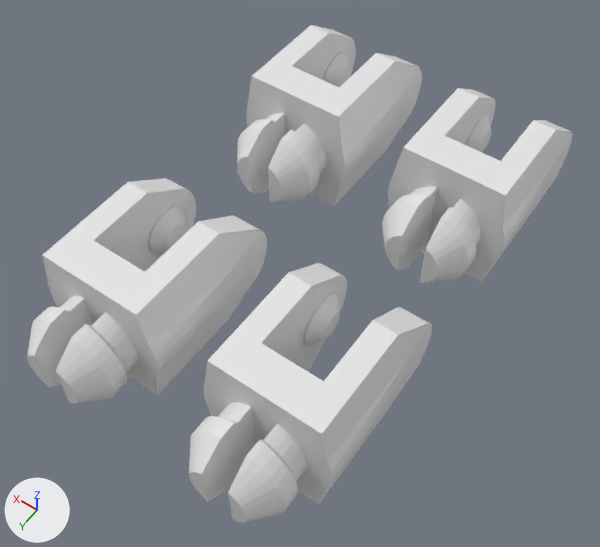
An edit to the Blender file models/micro-hoops/ball-rack/ball-rack-casters.blend, drawn before and after from the same camera.
Both versions are drawn from a camera (50 mm lens) standing at (-13.7, 10.9, 46.6) and looking at (5.7, -16.3, 3.9). Arrows for +X, +Y and +Z are at lower left; the lights stay in place.

The first picture shows 'caster.001', 'caster.002', 'caster.003', 'caster.004'.
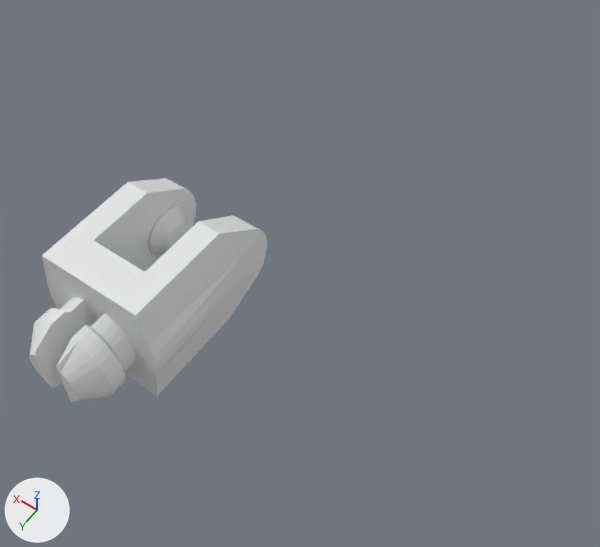
The change, as a list of edits to the scene's bpy script:
```text
Change me_cylinder_001:
    where me_cylinder_001.from_pydata(...)  # 434 vertices, 312 faces; spans x -1.6..1.6, y -1.6..1.6, z -3.2..12.1
    used by ob_caster_001; location = (12.22, -12.95, 5.35); rotation_euler = (-1.571, 0.0, 0.0), in degrees (-90, 0, 0); scale = (2.72, 2.72, 1.0)
    me_cylinder_001 part 1: all 30 vertices in x -0.7..0.7, y -0.7..0.8, z 11.7..12.1 are scaled about their middle by (0.966, 0.966, 0)
Remove ob_caster_002:
    ob_caster_002 = bpy.data.objects.new('caster.002', me_cylinder_002)
    ob_caster_002.location = (0.0, -12.95, 5.35)
    ob_caster_002.rotation_euler = (-1.571, 0.0, 0.0)  # degrees (-90, 0, 0)
    ob_caster_002.scale = (2.72, 2.72, 1.0)
Remove ob_caster_003:
    ob_caster_003 = bpy.data.objects.new('caster.003', me_cylinder_005)
    ob_caster_003.location = (0.0, -32.59, 5.35)
    ob_caster_003.rotation_euler = (-1.571, 0.0, 0.0)  # degrees (-90, 0, 0)
    ob_caster_003.scale = (2.72, 2.72, 1.0)
Remove ob_caster_004:
    ob_caster_004 = bpy.data.objects.new('caster.004', me_cylinder_006)
    ob_caster_004.location = (12.22, -32.59, 5.35)
    ob_caster_004.rotation_euler = (-1.571, 0.0, 0.0)  # degrees (-90, 0, 0)
    ob_caster_004.scale = (2.72, 2.72, 1.0)
```

Changed parts and their boxes [x1, y1, x2, y2] in the pictures (600 x 547 px; the box of a moved part takes in the faces that stretch with it):
'caster.002', deleted: before [189, 263, 432, 523]
'caster.001', reshaped: before [27, 178, 267, 404]; after [30, 178, 267, 402]
'caster.003', deleted: before [382, 88, 573, 283]
'caster.004', deleted: before [237, 25, 422, 206]
part 1 of me_cylinder_001, moved or reshaped: before [27, 299, 114, 404]; after [30, 300, 113, 402]
